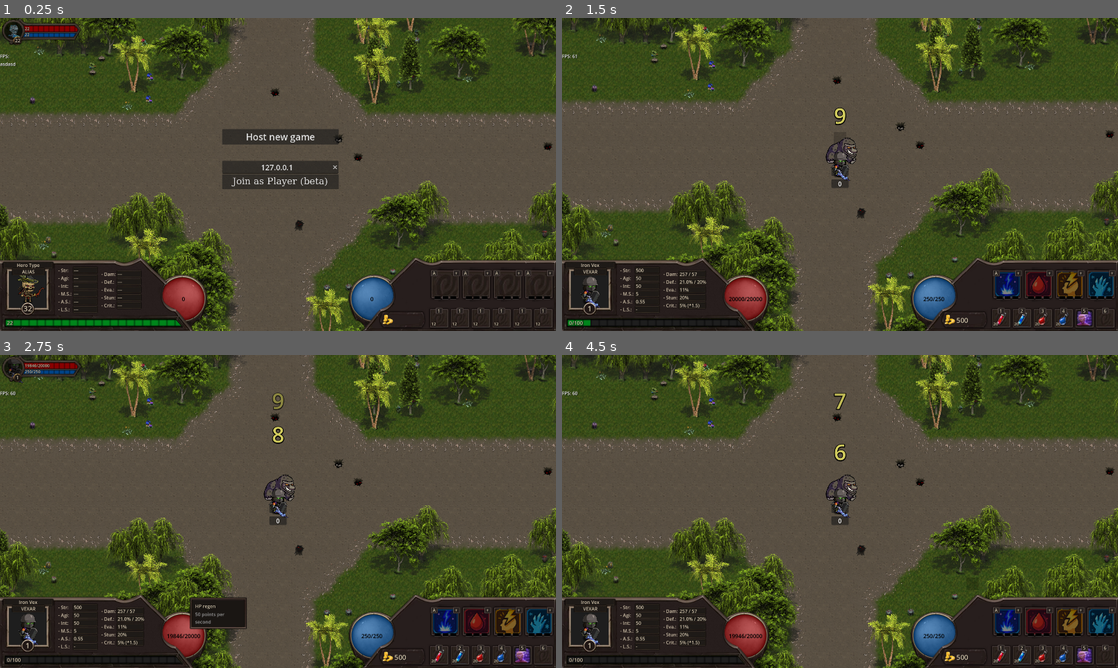
Above: before the commit, frames 1-4 (two rows, left to right).
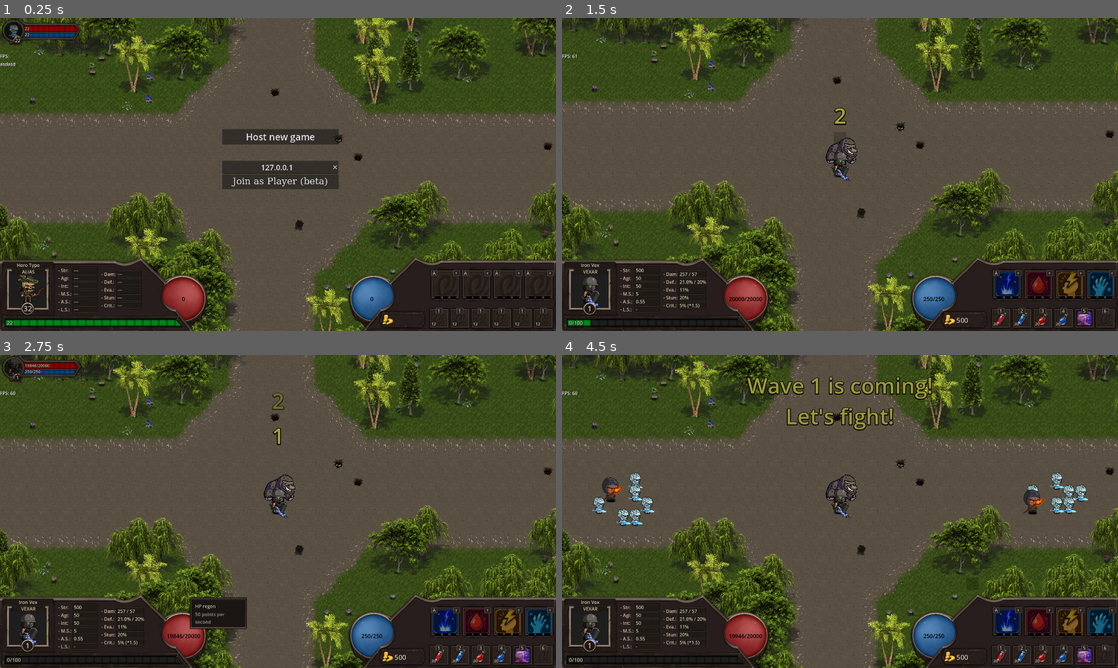
Above: after the commit, the same moments.

Repository: LucasJappert/moomoo-lan-party
Game: Godot game, scene res://scenes/my_main_scene.tscn
The game is run twice, just before and just after one commit, with the same random seed, the same clock (stepped at 60 frames per second) and the same inputs.
Inputs (mouse positions are in pixels of both pictures, inside the frame that each line leads up to):
- Up to frame 1 (0.25 s): no input
- Up to frame 2 (1.5 s): tap Enter at 0.5 s; drag from (745, 299) to (934, 299) at 0.52 s; click "Host new game" at 1.25 s
- Up to frame 3 (2.75 s): drag from (278, 505) to (183, 636) at 2.02 s
- Up to frame 4 (4.5 s): tap Space at 2.75 s; move the mouse to (840, 492) at 2.77 s; hold D 2.78-3.5 s; hold Shift 2.78-3.5 s; click (840, 492) at 2.92 s; tap Alt at 3.05 s; drag from (1006, 621) to (840, 511) at 3.52 s; drag from (1040, 621) to (840, 502) at 4.27 s

The runs differ from the first frame. In frame 2, 0.2% of the frame differs, in the area x 48-52%, y 28-55%; in frame 3, 0.3%; in frame 4, 3.1%, in the area x 5-95%, y 6-55%.

Commit message:
Show health and mana bars when pressing ALT + Configure enemy types for wave 1

Diff:
--- a/scenes/general_objects/countdown_label.tscn
+++ b/scenes/general_objects/countdown_label.tscn
@@ -12,7 +12,7 @@
 offset_bottom = 51.5
 grow_horizontal = 2
 grow_vertical = 2
-theme_override_colors/font_color = Color(0.825027, 0.799463, 0.368141, 1)
+theme_override_colors/font_color = Color(0.65625, 0.632652, 0.244434, 1)
 theme_override_colors/font_shadow_color = Color(0, 0, 0, 1)
 theme_override_constants/shadow_offset_x = 0
 theme_override_constants/shadow_outline_size = 11
--- a/scripts/controllers/enemies_waves_controller.gd
+++ b/scripts/controllers/enemies_waves_controller.gd
@@ -2,16 +2,29 @@
 
 const ENEMIES_BY_ZONE = 7
 const TOTAL_WAVES = 20
+const TILES_DISTANCE_TO_MOOMOO = 9
 const _WAVE_DIRECTIONS = [Vector2.LEFT, Vector2.RIGHT, Vector2.UP, Vector2.DOWN]
 static var TOTAL_ENEMIES_TO_CREATE: int = TOTAL_WAVES * ENEMIES_BY_ZONE * _WAVE_DIRECTIONS.size()
 
 static var current_wave: int = 0
+static var _current_wave_info: WaveInfo
 
-static var COUNTDOWN_START := 10 # 10 seconds
+static var COUNTDOWN_START := 3 # 10 seconds
 static var countdown_time_in_secs: float = COUNTDOWN_START
 static var countdown_time_to_show: int
 static var countdown_active := false
 static var process_running := false
+
+class WaveInfo:
+	var common_enemies: Array[String]
+	var boss_enemies: Array[String]
+	func _init(p_common_enemies: Array[String], p_boss_enemies: Array[String]):
+		common_enemies = p_common_enemies
+		boss_enemies = p_boss_enemies
+
+static var WAVES_INFO = [
+	WaveInfo.new([EnemyTypes.FROST_REVENANT], [EnemyTypes.FLAME_CULTIST]),
+]
 
 static func start_wave_process() -> void:
 	process_running = true
@@ -43,30 +56,33 @@
 	current_wave += 1
 	print("Wave " + str(current_wave) + " started!")
 
-	const TILES_DISTANCE = 9
-	var counter = 0
-	var moomoo_position = GameManager.moomoo.global_position
+	if not _current_wave_info and WAVES_INFO.size() > current_wave - 1:
+		_current_wave_info = WAVES_INFO[current_wave - 1]
 
-	const possible_enemies = [
-		# EnemyTypes.FROST_REVENANT,
-		# EnemyTypes.WARDEN_OF_DECAY,
-		EnemyTypes.FLAME_CULTIST
-	]
-	for direction in _WAVE_DIRECTIONS:
+	for wave_direction in _WAVE_DIRECTIONS:
 		for i in range(ENEMIES_BY_ZONE):
-			counter += 1
-			var enemy: Enemy = EnemyFactory.get_enemy_instance(possible_enemies[randi() % possible_enemies.size()])
-			var random_noise = Vector2(randi_range(-64, 64), randi_range(-64, 64))
-			var position = moomoo_position + direction * TILES_DISTANCE * 64 + random_noise
-			var cell = MapManager.world_to_cell(position)
-			cell = MapManager.get_valid_grid_cell(cell)
-			enemy.global_position = MapManager.cell_to_world(cell)
-			enemy.id = counter
-			enemy.level = current_wave
+			var enemy_type = ""
+			var is_boss = i == 0
 
-			var is_boss = (i == ENEMIES_BY_ZONE - 1)
-			enemy._boss_level = current_wave if is_boss else 0
+			if is_boss: enemy_type = _current_wave_info.boss_enemies[randi() % _current_wave_info.boss_enemies.size()]
+			else: enemy_type = _current_wave_info.common_enemies[randi() % _current_wave_info.common_enemies.size()]
 
-			# enemy.can_attack = false
+			var enemy = _get_enemy(enemy_type, wave_direction, is_boss)
+			# # enemy.can_attack = false
 			GameManager.add_enemy(enemy)
-			# return
+			# # return
+
+static func _get_enemy(enemy_type: String, wave_direction: Vector2, is_boss: bool) -> Enemy:
+	var enemy: Enemy = EnemyFactory.get_enemy_instance(enemy_type)
+
+	var random_noise = Vector2(randi_range(-64, 64), randi_range(-64, 64))
+	var position = GameManager.moomoo.global_position + wave_direction * TILES_DISTANCE_TO_MOOMOO * 64 + random_noise
+	var cell = MapManager.world_to_cell(position)
+	cell = MapManager.get_valid_grid_cell(cell)
+	enemy.global_position = MapManager.cell_to_world(cell)
+
+	enemy.id = UniqueIdGenerator.get_id()
+	enemy.level = current_wave
+	enemy._boss_level = current_wave if is_boss else 0
+
+	return enemy
--- a/scripts/entity/combat_data/combat_stats.gd
+++ b/scripts/entity/combat_data/combat_stats.gd
@@ -41,7 +41,7 @@
 
 static func get_default_instance() -> CombatStats:
 	var attr = CombatStats.new()
-	attr.move_speed = 3 # Default move speed for enemies
+	attr.move_speed = 2 # Default move speed for enemies
 	attr.attack_range = CombatStats.MIN_ATTACK_RANGE
 	attr.magic_attack_power = 0
 	attr.physical_attack_power = 10
--- a/scripts/entity/components/hud.gd
+++ b/scripts/entity/components/hud.gd
@@ -24,7 +24,7 @@
 	my_owner = _entity
 	_is_moomoo = my_owner is Moomoo
 
-	_label_container.visible = true
+	_label_container.visible = false
 	_label_container.mouse_filter = Control.MOUSE_FILTER_IGNORE
 	_label.mouse_filter = Control.MOUSE_FILTER_IGNORE
 	_label.text = my_owner.name
@@ -48,6 +48,7 @@
 	if my_owner.is_my_player(): return
 
 	bars_container.visible = Time.get_ticks_msec() - my_owner.combat_data.last_damage_received_time < HIDE_BARS_AFTER_MILLISECONDS
+	if ClientInputs.ALT_PRESSED: bars_container.visible = true
 
 func _try_update_label():
 	if not _label_container.visible: return
--- a/scripts/entity/helpers/movement_helper.gd
+++ b/scripts/entity/helpers/movement_helper.gd
@@ -9,7 +9,7 @@
 var _attack_move = false
 var _can_move := true
 var _last_current_path_update_time: float = - INF
-const _NEXT_PATH_RECALC_MS = 5000
+const _NEXT_PATH_RECALC_MS = 1000
 
 func _init(p_owner: Entity):
 	my_owner = p_owner
--- a/scripts/entity/helpers/sprites_helper.gd
+++ b/scripts/entity/helpers/sprites_helper.gd
@@ -12,7 +12,7 @@
 		entity.sprite.position.y = -38 * _PLAYERS_SCALE
 	elif entity is Enemy:
 		var rects = EnemyTypes.get_rect_frames(entity.enemy_type)
-		var scale_factor = 1.3 if entity._boss_level > 0 else _ENEMIES_SCALE
+		var scale_factor = 1.1 if entity._boss_level > 0 else _ENEMIES_SCALE
 		_set_sprites(entity, rects, scale_factor)
 		entity.sprite.position.y = -24 * scale_factor
 
--- a/scripts/entity/player/client_inputs.gd
+++ b/scripts/entity/player/client_inputs.gd
@@ -5,6 +5,7 @@
 @onready var player: Player = get_parent()
 
 static var SHIFT_PRESSED = false
+static var ALT_PRESSED = false
 
 func _ready():
 	if get_multiplayer_authority() != multiplayer.get_unique_id():
@@ -14,6 +15,7 @@
 
 func _process(_delta: float) -> void:
 	SHIFT_PRESSED = Input.is_key_pressed(KEY_SHIFT)
+	ALT_PRESSED = Input.is_key_pressed(KEY_ALT)
 
 func _get_hovered_entity_name() -> String:
 	return str(AreaHovered.hovered_entity.name) if AreaHovered.hovered_entity else ""
--- a/scripts/factories/enemy_factory.gd
+++ b/scripts/factories/enemy_factory.gd
@@ -8,9 +8,9 @@
 
 # region INTERNAL METHODS
 static func _set_base_stats(_enemy: Enemy):
-	_enemy.combat_data.stats.agility = 4
+	_enemy.combat_data.stats.agility = 6
 	_enemy.combat_data.stats.strength = 4
-	_enemy.combat_data.stats.intelligence = 4
+	_enemy.combat_data.stats.intelligence = 8
 
 static func set_frost_revenant(_enemy: Enemy):
 	_set_base_stats(_enemy)
--- /dev/null
+++ b/scripts/helpers/unique_ids_generator_helper.gd
@@ -0,0 +1,10 @@
+class_name UniqueIdGenerator
+
+const MAX_ID := 1_000_000_000
+static var _counter: int = 0
+
+static func get_id() -> int:
+	_counter += 1
+	if _counter > MAX_ID:
+		_counter = 1
+	return _counter
Binary file changed: assets/atlas1.png
Not shown, added: scripts/helpers/unique_ids_generator_helper.gd.uid
Not shown, added: .images/atlas3.pdn
Not shown, changed: TODO.md
